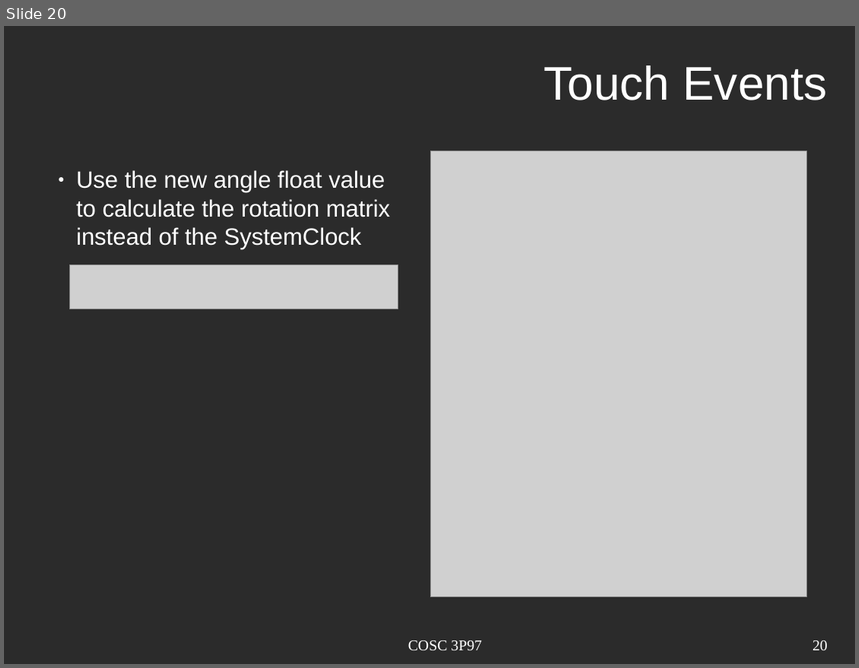
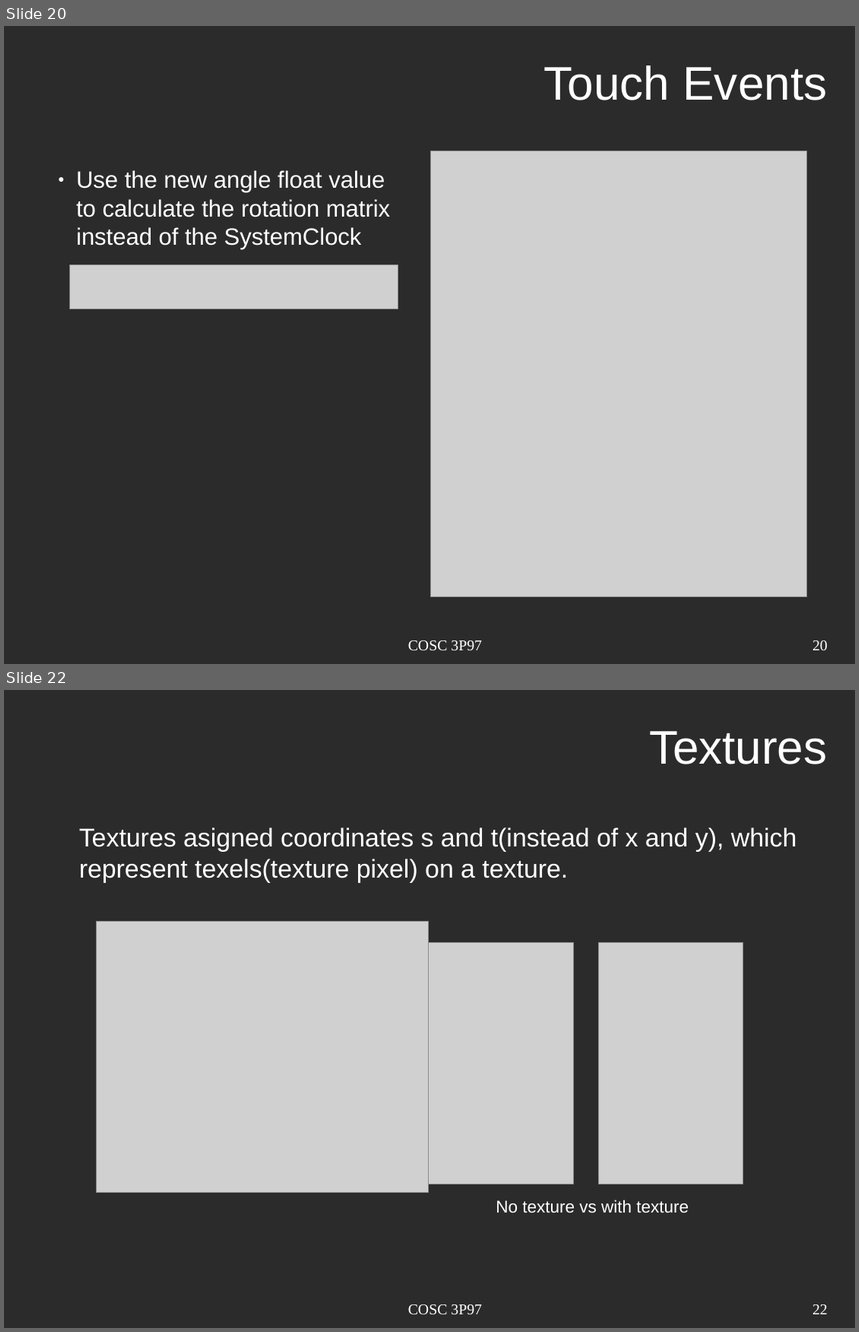
Before and after one commit to VMorsaint/COSC3P97Seminar, a slide deck: slideshow.odp. Shown one above the other, each under a label of ours: slide 20 before the commit, slides 20 and 22 after it; the slides between them are not shown. The pictures are 859x668 and 859x1332 pixels, drawn with LibreOffice and Linux fonts; fonts in the diff are those of the drawing; grey boxes stand for pictures; background and template pictures are left out; a plain dark background stands for a picture behind light text. Boxes give left, top, right and bottom in pixels: in the first picture for what was removed or moved away, otherwise in the second. Text is boxed around its words. In the diff, an @@ line names an element or a change of style, - is before the commit and + after.

Commit message:
added couple slides for textures and lighting

```diff
--- a/slideshow.odp
+++ b/slideshow.odp
@@ slide 22 added at [4, 690, 855, 1328], background picture (left out) @@
@@ title added at [649, 731, 828, 764], 44 pt, text #FFFFFF @@
+Textures
@@ text added at [79, 828, 797, 883], 24 pt, text #FFFFFF @@
+Textures asigned coordinates s and t(instead of x and y), which represent texels(texture pixel) on a texture.
@@ picture added at [97, 922, 429, 1193] @@
@@ picture added at [429, 943, 573, 1184] @@
@@ picture added at [599, 943, 743, 1184] @@
@@ text added at [496, 1200, 689, 1214], 16 pt, text #FFFFFF @@
+No texture vs with texture
@@ text added at [408, 1305, 482, 1315], 14 pt, text #FFFFFF @@
+COSC 3P97
@@ page number added at [813, 1305, 828, 1315], 14 pt, text #FFFFFF @@
+22
```
Also in this commit, not shown: 11 slides changed, 2 other slides added.
